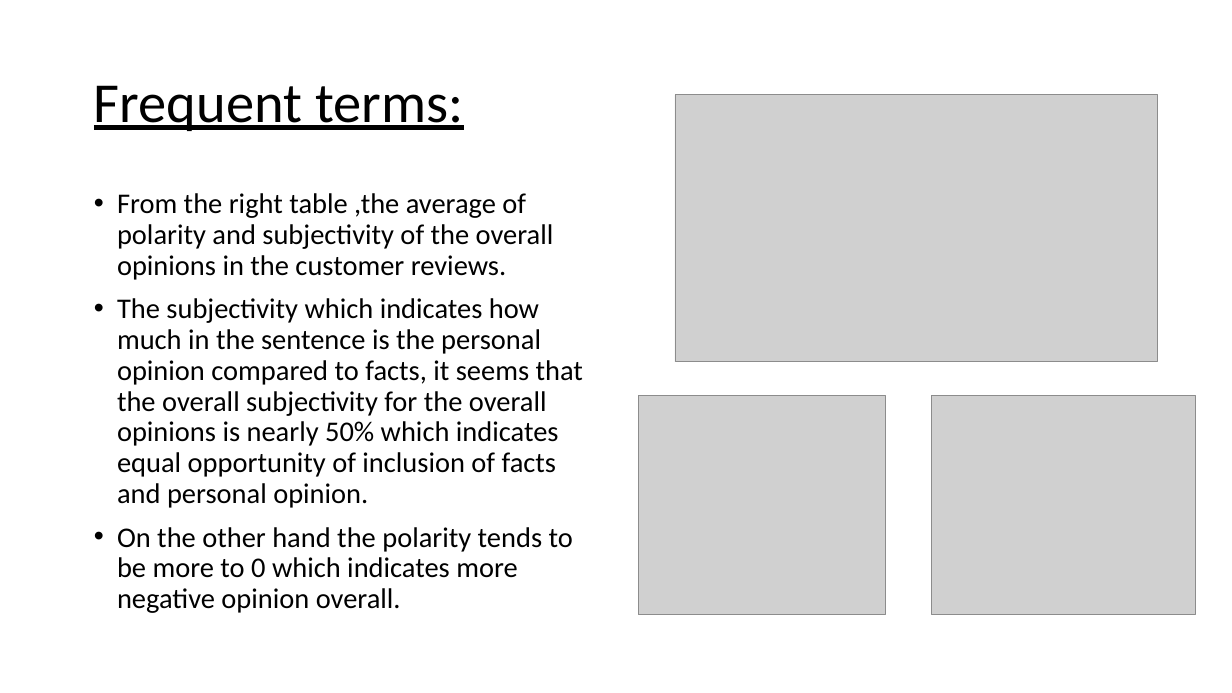
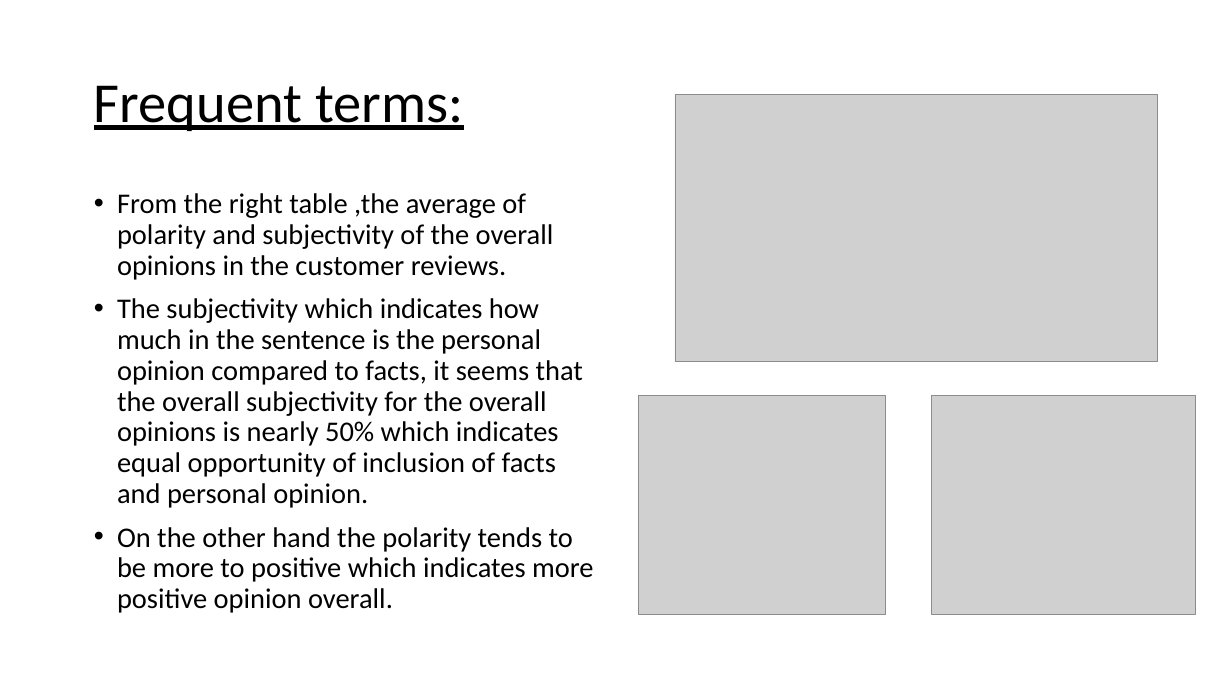
Before and after one commit to MohammedMahmoud89/British-Airways-Data-Science-virtual-experience-program-on-forage, a slide deck: slide 3 of Presentation Template - Task 1.pptx. Drawn at 1232x693 pixels with LibreOffice and Linux fonts; fonts in the diff are those of the drawing; grey boxes stand for pictures. Boxes give left, top, right and bottom in pixels: in the first picture for what was removed or moved away, otherwise in the second. Text is boxed around its words. In the diff, an @@ line names an element or a change of style, - is before the commit and + after.

```diff
--- a/Presentation Template - Task 1.pptx
+++ b/Presentation Template - Task 1.pptx
@@ text at (117,527,593,613): text changed @@
-• On the other hand the polarity tends to be more to 0 which indicates more negative opinion overall.
+• On the other hand the polarity tends to be more to positive which indicates more positive opinion overall.
```
Also in this commit, not shown: 1 other slide changed, 2 other files.
